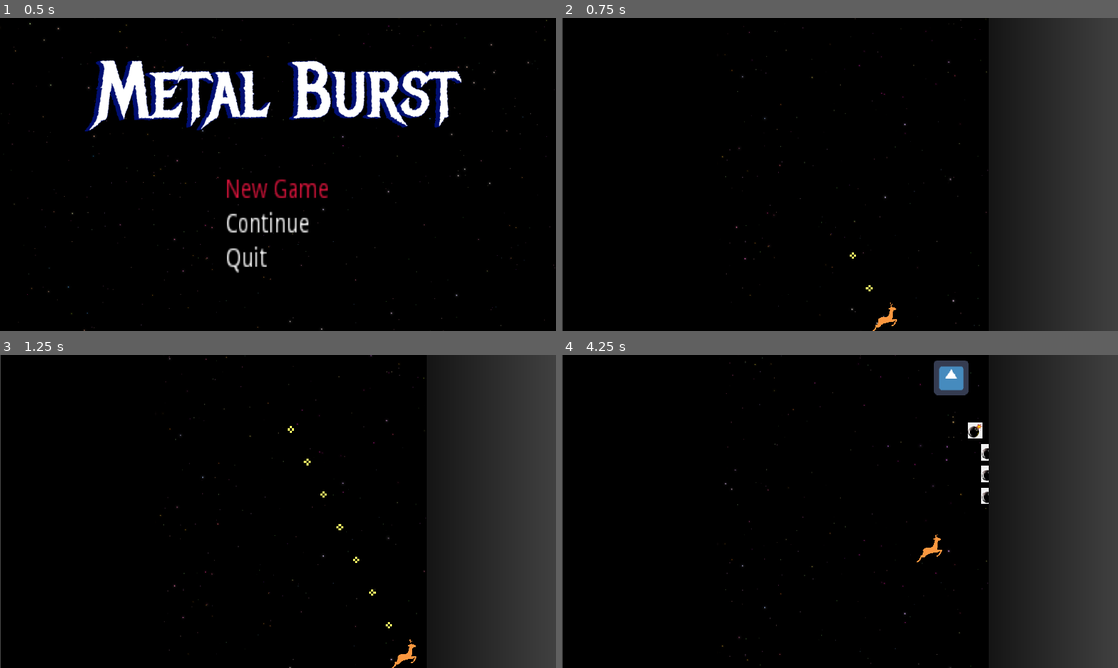
Above: before the commit, frames 1-4 (two rows, left to right).
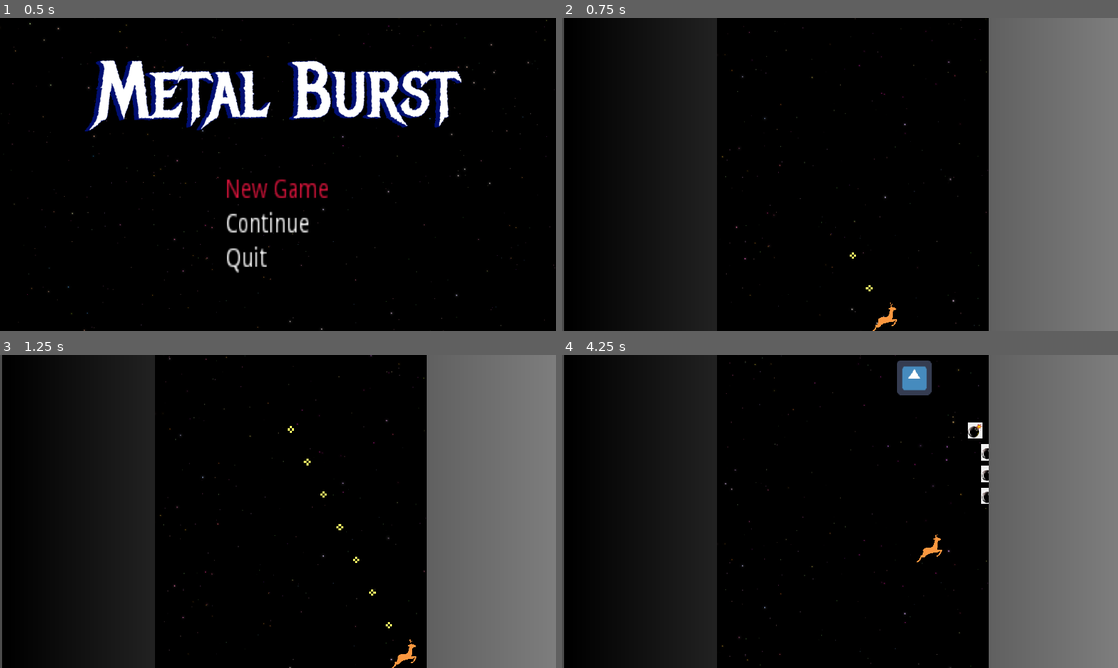
Above: after the commit, the same moments.

Repository: kyperbelt/MetalBurstPGJ
Game: Godot game, scene res://Screens/TitleScreen.tscn
The game is run twice, just before and just after one commit, with the same random seed, the same clock (stepped at 60 frames per second) and the same inputs. The engine's default icon, where the game draws it, is replaced by a stand-in: a white triangle on a blue panel in a dark square.
Inputs (mouse positions are in pixels of both pictures, inside the frame that each line leads up to):
- Up to frame 1 (0.5 s): no input
- Up to frame 2 (0.75 s): tap Enter (ui_accept) at 0.5 s; move the mouse to (962, 158) at 0.52 s; hold D (move_right) from 0.53 s (still down); hold Space (fire) from 0.53 s (still down)
- Up to frame 3 (1.25 s): keep holding D (move_right); keep holding Space (fire); tap Enter (ui_accept) at 0.77 s
- Up to frame 4 (4.25 s): move the mouse to (728, 527) at 1.27 s; release D (move_right) at 1.28 s; release Space (fire) at 1.28 s; hold S (move_down) 1.28-2.03 s; tap Shift (move_slower) at 1.35 s; tap Enter (ui_accept) at 1.52, 3.02, 3.77 s; move the mouse to (895, 442) at 2.02 s; hold D (move_right) 2.03-2.78 s; hold X (player_bomb) 2.03-2.78 s; move the mouse to (812, 574) at 2.77 s; hold W (move_up) 2.78-3.53 s; tap Space (fire) at 2.85 s; move the mouse to (1006, 558) at 3.52 s; hold A (move_left) from 3.53 s (still down); hold Shift (move_slower) from 3.53 s (still down)

Frame 1 is identical in both runs. In frame 2, 31% of the frame differs, in the area x 0-100%, y 0-100%; in frame 3, 31%; in frame 4, 32%.

Commit message:
Small edits
-Changed the gradient so it doesn't blend with temp background as much
-Slightly lowered the volume of the temp BGM
-Shifted one of the placeholder foes so it actually appears on screen
-Export Template Settings established (will need to edit later)

Diff:
--- a/MetalBurstGame/Stages/TestStage.tscn
+++ b/MetalBurstGame/Stages/TestStage.tscn
@@ -6,7 +6,6 @@
 [ext_resource path="res://placeholder_assets/audio/metal_burst-01.wav" type="AudioStream" id=4]
 
 [sub_resource type="Gradient" id=1]
-offsets = PoolRealArray( 0.324921, 1 )
 
 [sub_resource type="GradientTexture" id=2]
 gradient = SubResource( 1 )
@@ -14,7 +13,7 @@
 [node name="Stage" type="Node"]
 
 [node name="gui_background" type="Sprite" parent="."]
-position = Vector2( 1025.27, 250.167 )
+position = Vector2( 1027.79, 247.649 )
 scale = Vector2( 1, 845.825 )
 texture = SubResource( 2 )
 
@@ -26,7 +25,7 @@
 [node name="Enemy" parent="Level" groups=[
 "Enemy",
 ] instance=ExtResource( 2 )]
-position = Vector2( 430.615, -330.138 )
+position = Vector2( 362.642, -330.138 )
 
 [node name="Enemy2" parent="Level" groups=[
 "Enemy",
@@ -36,15 +35,16 @@
 [node name="Enemy3" parent="Level" groups=[
 "Enemy",
 ] instance=ExtResource( 2 )]
-position = Vector2( 372.051, -593.675 )
+position = Vector2( 356.946, -593.675 )
 
 [node name="Enemy4" parent="Level" groups=[
 "Enemy",
 ] instance=ExtResource( 2 )]
-position = Vector2( -124.875, -760.919 )
+position = Vector2( 48.8347, -760.919 )
 
 [node name="LevelOneAudioStreamPlayer" type="AudioStreamPlayer" parent="Level"]
 stream = ExtResource( 4 )
+volume_db = -10.0
 bus = "LevelOneBus"
 [connection signal="tree_entered" from="Level" to="Level" method="_on_Level_tree_entered"]
 [connection signal="tree_exited" from="Level" to="Level" method="_on_Level_tree_exited"]
